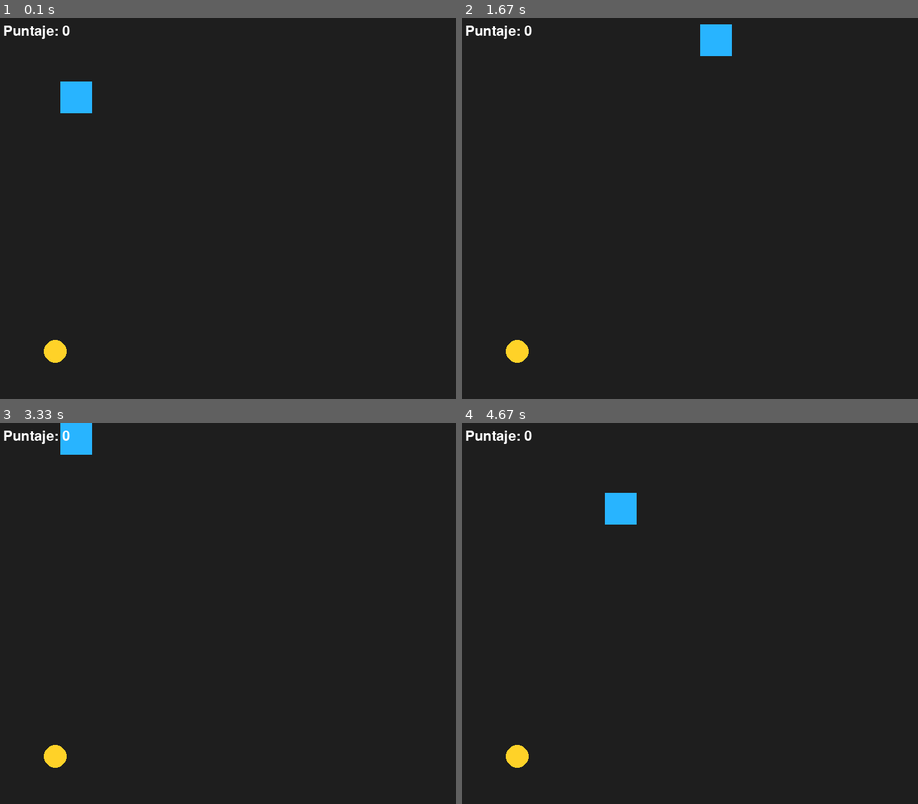
Above: before the commit, frames 1-4 (two rows, left to right).
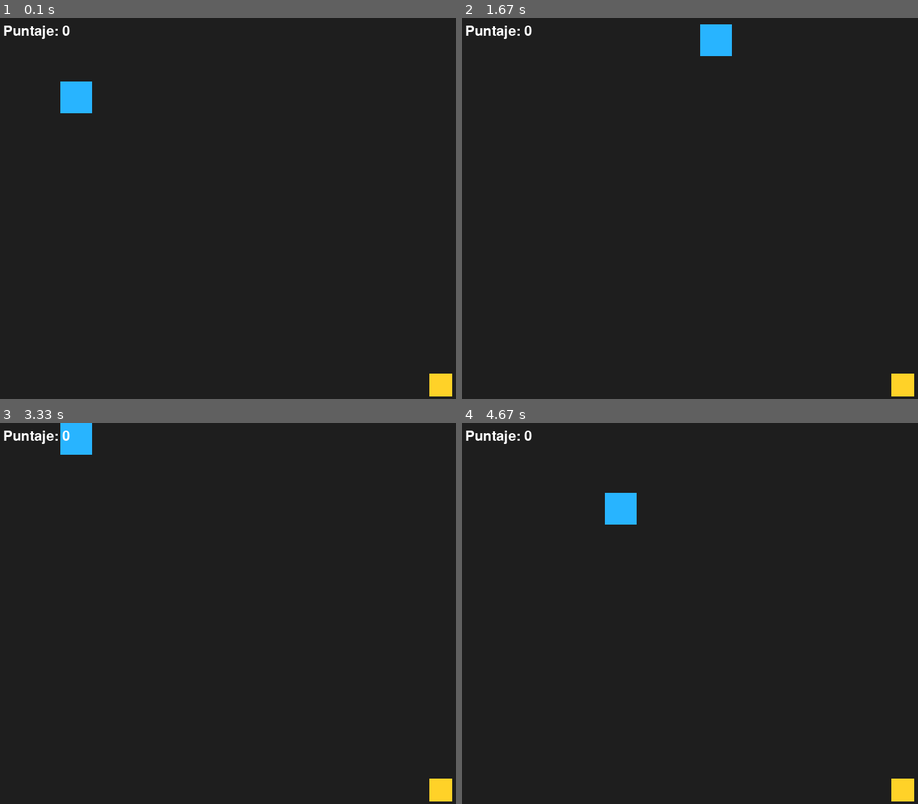
Above: after the commit, the same moments.

Repository: zairacunha/Just-Climb
Game: pygame game, started from src/Práctico 5/Ejercicio 1/main.py
The game is run twice, just before and just after one commit, with the same random seed, the same clock (stepped at 60 frames per second) and the same inputs.
Inputs:
- Up to frame 1 (0.1 s): no input
- Up to frame 2 (1.67 s): hold Right 0.33-0.8 s; hold Up 0.83-1.13 s; hold Right 1.17-1.63 s
- Up to frame 3 (3.33 s): hold Left 1.67-2.2 s; hold Down 2.23-2.53 s; hold Left 2.57-2.97 s; hold Up from 3 s (still down)
- Up to frame 4 (4.67 s): release Up at 3.37 s; hold Right 3.4-4.03 s; hold Down 4.07-4.43 s; hold Left from 4.47 s (still down)

The runs differ from the first frame. In frame 1, 0.5% of the frame differs, in the area x 9-100%, y 84-100%; in frame 2, 0.5%; in frame 3, 0.5%; in frame 4, 0.5%.

Commit message:
Implementar un juego básico de Pygame con puntuación y audio.

Diff:
--- a/src/Práctico 5/Ejercicio 1/main.py
+++ b/src/Práctico 5/Ejercicio 1/main.py
@@ -6,80 +6,124 @@
 from audio import Audio
 
 
-ANCHO = 800  # Ancho de la ventana del juego.
-ALTO = 600  # Alto de la ventana del juego.
-VELOCIDAD = 300  # Velocidad de desplazamiento del jugador en píxeles por segundo.
+# Define el tamaño de la ventana del juego.
+ANCHO = 800
+ALTO = 600
+
+# Define el tamaño y la velocidad del jugador.
+TAM_JUGADOR = 50
+VELOCIDAD_JUGADOR = 300
+
+# Define el tamaño del objetivo que el jugador debe recoger.
+TAM_OBJETIVO = 36
+
+
+def colocar_objetivo(objetivo, jugador):
+    # Elige una posición aleatoria dentro de la ventana.
+    # Si el objetivo aparece sobre el jugador, vuelve a elegirla.
+    while True:
+        objetivo.center = (
+            random.randint(TAM_OBJETIVO // 2, ANCHO - TAM_OBJETIVO // 2),
+            random.randint(TAM_OBJETIVO // 2, ALTO - TAM_OBJETIVO // 2),
+        )
+
+        if not objetivo.colliderect(jugador):
+            break
 
 
 def main():
-    pygame.init()  # Inicializa todos los módulos de Pygame.
+    # Inicializa Pygame antes de crear la ventana y el sistema de audio.
+    pygame.init()
 
-    pantalla = pygame.display.set_mode((ANCHO, ALTO))  # Crea la ventana principal del juego.
-    pygame.display.set_caption("Ejercicio 1 - Sonido y música")  # Define el título de la ventana.
+    pantalla = pygame.display.set_mode((ANCHO, ALTO))
+    pygame.display.set_caption("Ejercicio 1 - Sonido y música")
 
-    reloj = pygame.time.Clock()  # Controla el tiempo del juego para mantener una tasa de fotogramas estable.
-    fuente = pygame.font.Font(None, 32)  # Fuente utilizada para mostrar el puntaje.
-    audio = Audio()  # Crea el objeto encargado de gestionar sonidos y música.
+    # El reloj controla los FPS y permite calcular delta time.
+    reloj = pygame.time.Clock()
+    fuente = pygame.font.Font(None, 32)
 
-    jugador = pygame.Rect(100, 100, 50, 50)  # Rectángulo que representa al personaje controlado por el jugador.
-    posicion_jugador = pygame.Vector2(jugador.topleft)  # Guarda la posición exacta del jugador con coordenadas flotantes.
+    # Crea el sistema de audio una sola vez, fuera del bucle principal.
+    audio = Audio()
 
-    objetivo = pygame.Rect(0, 0, 36, 36)  # Rectángulo que representa el objetivo a recoger.
-    objetivo.center = (
-        random.randint(18, ANCHO - 18),
-        random.randint(18, ALTO - 18),
-    )  # Coloca el objetivo en una posición aleatoria dentro de la pantalla.
+    # Crea al jugador y guarda su posición con decimales
+    # para que el movimiento con delta time sea más preciso.
+    jugador = pygame.Rect(100, 100, TAM_JUGADOR, TAM_JUGADOR)
+    posicion_jugador = pygame.Vector2(jugador.topleft)
 
-    puntaje = 0  # Acumula la cantidad de objetivos recogidos.
-    ejecutando = True  # Controla el ciclo principal del juego.
+    # Crea el objetivo y lo coloca en una posición aleatoria.
+    objetivo = pygame.Rect(0, 0, TAM_OBJETIVO, TAM_OBJETIVO)
+    colocar_objetivo(objetivo, jugador)
 
+    puntaje = 0
+    ejecutando = True
+
+    # Bucle principal: procesa eventos, actualiza el juego y dibuja la pantalla.
     while ejecutando:
-        dt = reloj.tick(60) / 1000.0  # Calcula el tiempo transcurrido entre frames para mover al jugador de forma uniforme.
+        # Convierte el tiempo transcurrido del cuadro a segundos.
+        dt = reloj.tick(60) / 1000.0
 
+        # Comprueba si el jugador cerró la ventana.
         for evento in pygame.event.get():
-            if evento.type == pygame.QUIT:  # Si el usuario cierra la ventana, termina el juego.
+            if evento.type == pygame.QUIT:
                 ejecutando = False
 
-        teclas = pygame.key.get_pressed()  # Obtiene el estado de todas las teclas del teclado.
-        direccion = pygame.Vector2(0, 0)  # Vector que representa la dirección del movimiento del jugador.
+        # Lee las teclas presionadas para decidir hacia dónde mover al jugador.
+        teclas = pygame.key.get_pressed()
+        direccion = pygame.Vector2(0, 0)
 
         if teclas[pygame.K_LEFT]:
-            direccion.x -= 1  # Mueve al jugador hacia la izquierda.
+            direccion.x -= 1
         if teclas[pygame.K_RIGHT]:
-            direccion.x += 1  # Mueve al jugador hacia la derecha.
+            direccion.x += 1
         if teclas[pygame.K_UP]:
-            direccion.y -= 1  # Mueve al jugador hacia arriba.
+            direccion.y -= 1
         if teclas[pygame.K_DOWN]:
-            direccion.y += 1  # Mueve al jugador hacia abajo.
+            direccion.y += 1
 
+        # Normaliza la dirección para que el movimiento diagonal no sea más rápido que el movimiento horizontal o vertical.
         if direccion.length_squared() > 0:
-            direccion = direccion.normalize()  # Normaliza el vector para que el movimiento tenga velocidad constante.
+            direccion = direccion.normalize()
 
-        posicion_jugador += direccion * VELOCIDAD * dt  # Actualiza la posición con la velocidad y el tiempo.
-        jugador.topleft = (round(posicion_jugador.x), round(posicion_jugador.y))  # Redondea la posición para convertirla a enteros.
-        jugador.clamp_ip(pantalla.get_rect())  # Mantiene al jugador dentro de los límites de la ventana.
-        posicion_jugador = pygame.Vector2(jugador.topleft)  # Guarda la posición actualizada en el vector.
+        # Actualiza la posición según la velocidad y el tiempo transcurrido.
+        posicion_jugador += direccion * VELOCIDAD_JUGADOR * dt
+        jugador.topleft = (
+            round(posicion_jugador.x),
+            round(posicion_jugador.y),
+        )
 
+        # Mantiene al jugador dentro de los límites de la ventana.
+        jugador.clamp_ip(pantalla.get_rect())
+
+        # Sincroniza la posición precisa con el rectángulo después del límite.
+        posicion_jugador = pygame.Vector2(jugador.topleft)
+
+        # Al tocar el objetivo, suma un punto, reproduce el efecto
+        # y coloca el objetivo en una nueva posición.
         if jugador.colliderect(objetivo):
-            puntaje += 1  # Incrementa el puntaje cuando el jugador toca el objetivo.
-            audio.reproducir("punto")  # Reproduce el efecto de sonido de punto.
-            objetivo.center = (
-                random.randint(18, ANCHO - 18),
-                random.randint(18, ALTO - 18),
-            )  # Genera una nueva posición para el objetivo.
+            puntaje += 1
+            audio.reproducir_punto()
+            colocar_objetivo(objetivo, jugador)
 
-        pantalla.fill((30, 30, 30))  # Rellena la pantalla con un fondo oscuro.
-        pygame.draw.rect(pantalla, (40, 180, 255), jugador)  # Dibuja al jugador como un rectángulo azul.
-        pygame.draw.circle(pantalla, (255, 210, 40), objetivo.center, 18)  # Dibuja el objetivo como un círculo amarillo.
+        # Limpia la pantalla y dibuja el jugador y el objetivo.
+        pantalla.fill((30, 30, 30))
+        pygame.draw.rect(pantalla, (40, 180, 255), jugador)
+        pygame.draw.rect(pantalla, (255, 210, 40), objetivo)
 
-        texto = fuente.render(f"Puntaje: {puntaje}", True, (255, 255, 255))  # Crea la imagen del texto del puntaje.
-        pantalla.blit(texto, (10, 10))  # Muestra el puntaje en la parte superior izquierda.
+        # Muestra el puntaje en la esquina superior izquierda.
+        texto_puntaje = fuente.render(
+            f"Puntaje: {puntaje}",
+            True,
+            (255, 255, 255),
+        )
+        pantalla.blit(texto_puntaje, (10, 10))
 
-        pygame.display.flip()  # Actualiza la pantalla con todo lo dibujado.
+        # Presenta en pantalla todo lo dibujado en este cuadro.
+        pygame.display.flip()
 
-    audio.detener_musica()  # Detiene la música de fondo al salir del juego.
-    pygame.quit()  # Cierra correctamente Pygame.
+    # Detiene la música y cierra Pygame al salir del bucle.
+    audio.detener_musica()
+    pygame.quit()
 
 
 if __name__ == "__main__":
-    main()  # Ejecuta la función principal cuando se corre el archivo.
+    main()
